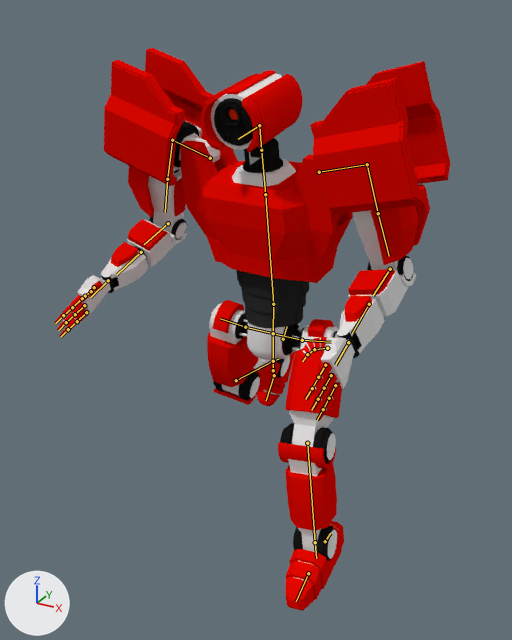
A saved change to the Blender file Blender Model Source/strong_walk.blend.
Camera for both pictures: a 50 mm lens placed at (1.42, -2.68, 2.48), pointed at (-0.08, 0.04, 1.12). The axes (+X, +Y, +Z) are drawn at lower left. The lights are the same throughout. Both versions are drawn at frame 9 of the action 'ArmatureAction'; the numbers are the values there. The bones that bend it are drawn over the model as lines.
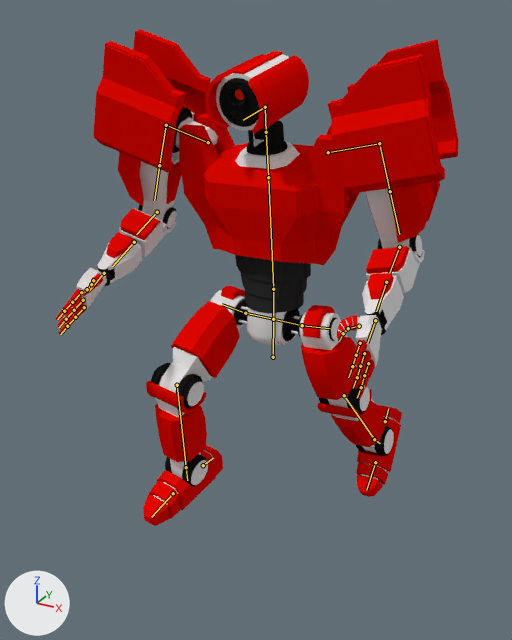
Pixel boxes (x1, y1, x2, y2) of what changed, in the pictures (512 x 640 px):
```json
{"object": "Cylinder", "change": "posed", "before": [54, 48, 450, 611], "after": [56, 29, 459, 526], "on screen": "12% shorter"}
{"bone": "dick", "before": "(273, 370) to (273, 333)", "after": "(273, 357) to (273, 319)"}
{"bone": "hip.l", "before": "(273, 333) to (302, 340)", "after": "(273, 319) to (302, 325)"}
{"bone": "knee.l", "before": "(307, 443) to (315, 542)", "after": "(344, 395) to (374, 439)"}
{"bone": "foot.l", "before": "(315, 542) to (316, 558)", "after": "(374, 439) to (380, 443)"}
{"bone": "foot_1.l", "before": "(308, 573) to (296, 601)", "after": "(375, 462) to (366, 490)"}
{"bone": "torso_4", "before": "(273, 304) to (265, 194)", "after": "(273, 289) to (268, 177)"}
{"bone": "neck", "before": "(265, 194) to (261, 150)", "after": "(268, 177) to (266, 132)"}
{"bone": "hip.r", "before": "(273, 333) to (245, 327)", "after": "(273, 319) to (245, 313)"}
{"bone": "knee.r", "before": "(236, 380) to (273, 361)", "after": "(177, 385) to (186, 467)"}
{"bone": "foot.r", "before": "(273, 361) to (278, 359)", "after": "(186, 467) to (187, 480)"}
{"bone": "foot_1.r", "before": "(274, 375) to (266, 400)", "after": "(173, 493) to (151, 517)"}
```

Scene script edits in JSON lines:
```json
{"block": "bone_dick", "where": "bone_dick = bpy.data.objects['Armature'].pose.bones['dick']"}
{"op": "set", "path": "bone_dick.location", "old": "(0.0, -0.111, 0.0)", "new": "(0.0, -0.036, 0.0)"}
{"block": "bone_hip_l", "where": "bone_hip_l = bpy.data.objects['Armature'].pose.bones['hip.l']  # child of 'dick'"}
{"op": "set", "path": "bone_hip_l.rotation_euler", "old": "(0.0, -0.576, 0.0)", "new": "(0.0, 0.401, 0.0)", "note": "degrees (0, -33, 0) -> degrees (0, 23, 0)"}
{"block": "bone_knee_l", "where": "bone_knee_l = bpy.data.objects['Armature'].pose.bones['knee.l']  # child of 'leg_tilt.l'"}
{"op": "set", "path": "bone_knee_l.rotation_euler", "old": "(0.559, 0.0, 0.0)", "new": "(0.262, 0.0, 0.0)", "note": "degrees (32, 0, 0) -> degrees (15, 0, 0)"}
{"block": "bone_foot_l", "where": "bone_foot_l = bpy.data.objects['Armature'].pose.bones['foot.l']  # child of 'knee.l'"}
{"op": "set", "path": "bone_foot_l.rotation_euler", "old": "(-0.0349, 0.0, 0.0)", "new": "(-0.175, 0.0, 0.0)", "note": "degrees (-2, 0, 0) -> degrees (-10, 0, 0)"}
{"block": "bone_foot_1_l", "where": "bone_foot_1_l = bpy.data.objects['Armature'].pose.bones['foot_1.l']  # child of 'foot.l'"}
{"op": "set", "path": "bone_foot_1_l.rotation_euler", "old": "(0.0175, 0.0, 0.0)", "new": "(0.349, 0.0, 0.0)", "note": "degrees (1, 0, 0) -> degrees (20, 0, 0)"}
{"block": "bone_torso_4", "where": "bone_torso_4 = bpy.data.objects['Armature'].pose.bones['torso_4']  # child of 'lean'"}
{"op": "set", "path": "bone_torso_4.rotation_euler", "old": "(0.175, -0.0873, 0.0)", "new": "(0.175, 0.0698, 0.0)", "note": "degrees (10, -5, 0) -> degrees (10, 4, 0)"}
{"block": "bone_neck", "where": "bone_neck = bpy.data.objects['Armature'].pose.bones['neck']  # child of 'torso_4'"}
{"op": "set", "path": "bone_neck.rotation_euler", "old": "(0.0, 0.0873, 0.0)", "new": "(0.0, -0.0698, 0.0)", "note": "degrees (0, 5, 0) -> degrees (0, -4, 0)"}
{"block": "bone_hip_r", "where": "bone_hip_r = bpy.data.objects['Armature'].pose.bones['hip.r']  # child of 'dick'"}
{"op": "set", "path": "bone_hip_r.rotation_euler", "old": "(0.0, -0.384, 0.0)", "new": "(0.0, 0.96, 0.0)", "note": "degrees (0, -22, 0) -> degrees (0, 55, 0)"}
{"block": "bone_knee_r", "where": "bone_knee_r = bpy.data.objects['Armature'].pose.bones['knee.r']  # child of 'leg_tilt.r'"}
{"op": "set", "path": "bone_knee_r.rotation_euler", "old": "(0.96, 0.0, 0.0)", "new": "(1.134, 0.0, 0.0)", "note": "degrees (55, 0, 0) -> degrees (65, 0, 0)"}
{"block": "bone_foot_r", "where": "bone_foot_r = bpy.data.objects['Armature'].pose.bones['foot.r']  # child of 'knee.r'"}
{"op": "set", "path": "bone_foot_r.rotation_euler", "old": "(0.0524, 0.0, 0.0)", "new": "(0.0175, 0.0, 0.0)", "note": "degrees (3, 0, 0) -> degrees (1, 0, 0)"}
{"block": "bone_foot_1_r", "where": "bone_foot_1_r = bpy.data.objects['Armature'].pose.bones['foot_1.r']  # child of 'foot.r'"}
{"op": "set", "path": "bone_foot_1_r.rotation_euler", "old": "(0.367, 0.0, 0.0)", "new": "(0.0349, 0.0, 0.0)", "note": "degrees (21, 0, 0) -> degrees (2, 0, 0)"}
```
